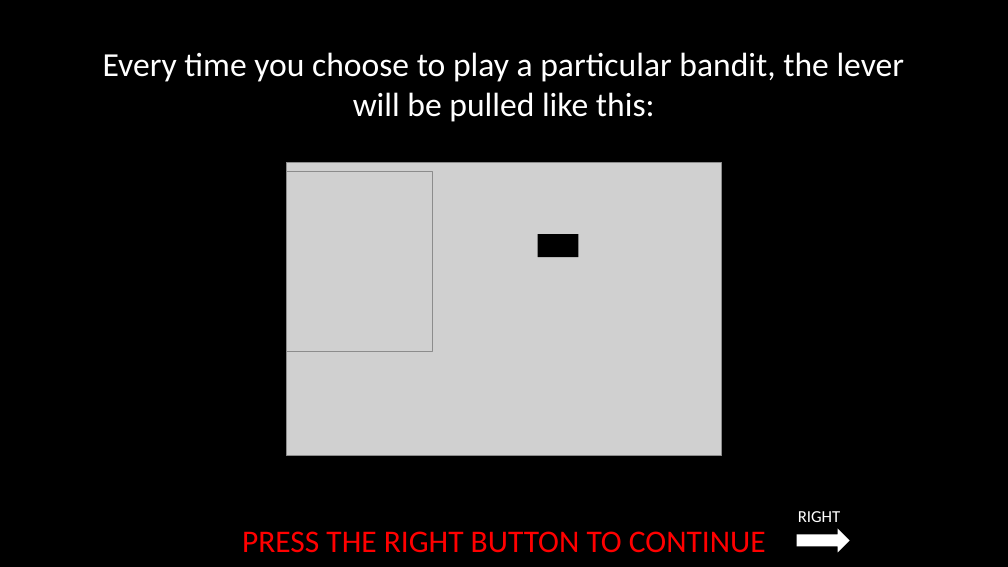
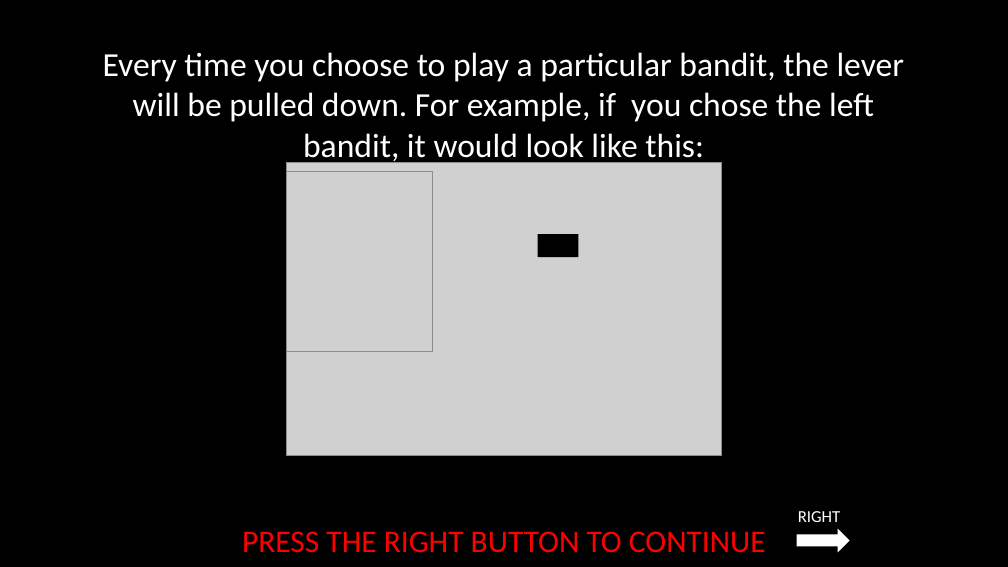
Before and after one commit to laureate-institute-for-brain-research/StimToolOnline, a slide deck: slide 4 of public/js/tasks/horizon/media/horizonInstructions.pptx. Drawn at 1008x567 pixels with LibreOffice and Linux fonts; fonts in the diff are those of the drawing; grey boxes stand for pictures. Boxes give left, top, right and bottom in pixels: in the first picture for what was removed or moved away, otherwise in the second. Text is boxed around its words. In the diff, an @@ line names an element or a change of style, - is before the commit and + after.

```diff
--- a/public/js/tasks/horizon/media/horizonInstructions.pptx
+++ b/public/js/tasks/horizon/media/horizonInstructions.pptx
@@ text at [103, 52, 905, 165]: text changed @@
-Every time you choose to play a particular bandit, the lever will be pulled like this:
+Every time you choose to play a particular bandit, the lever will be pulled down. For example, if you chose the left bandit, it would look like this:
```
Also in this commit, not shown: 16 other slides changed, 20 other files.
